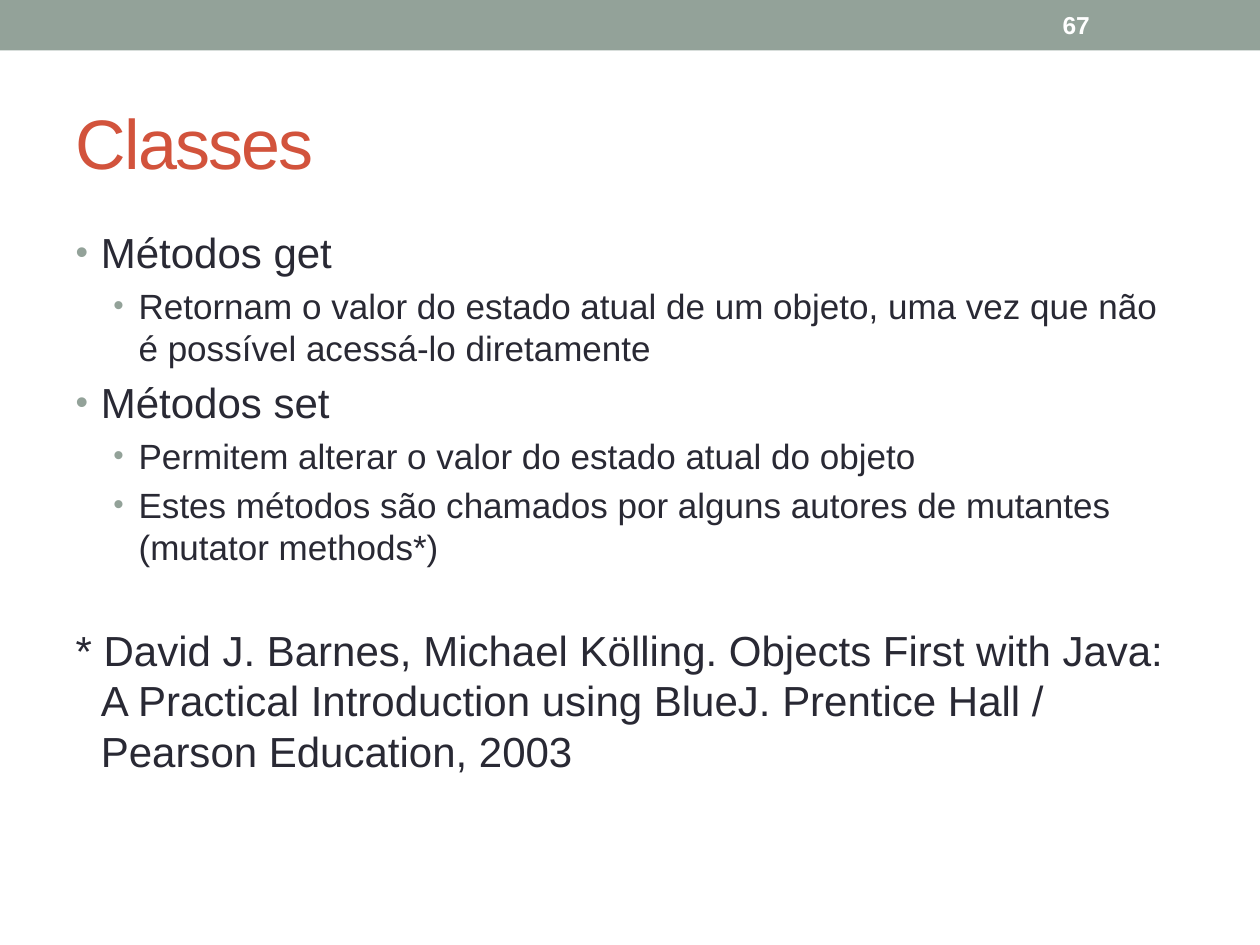
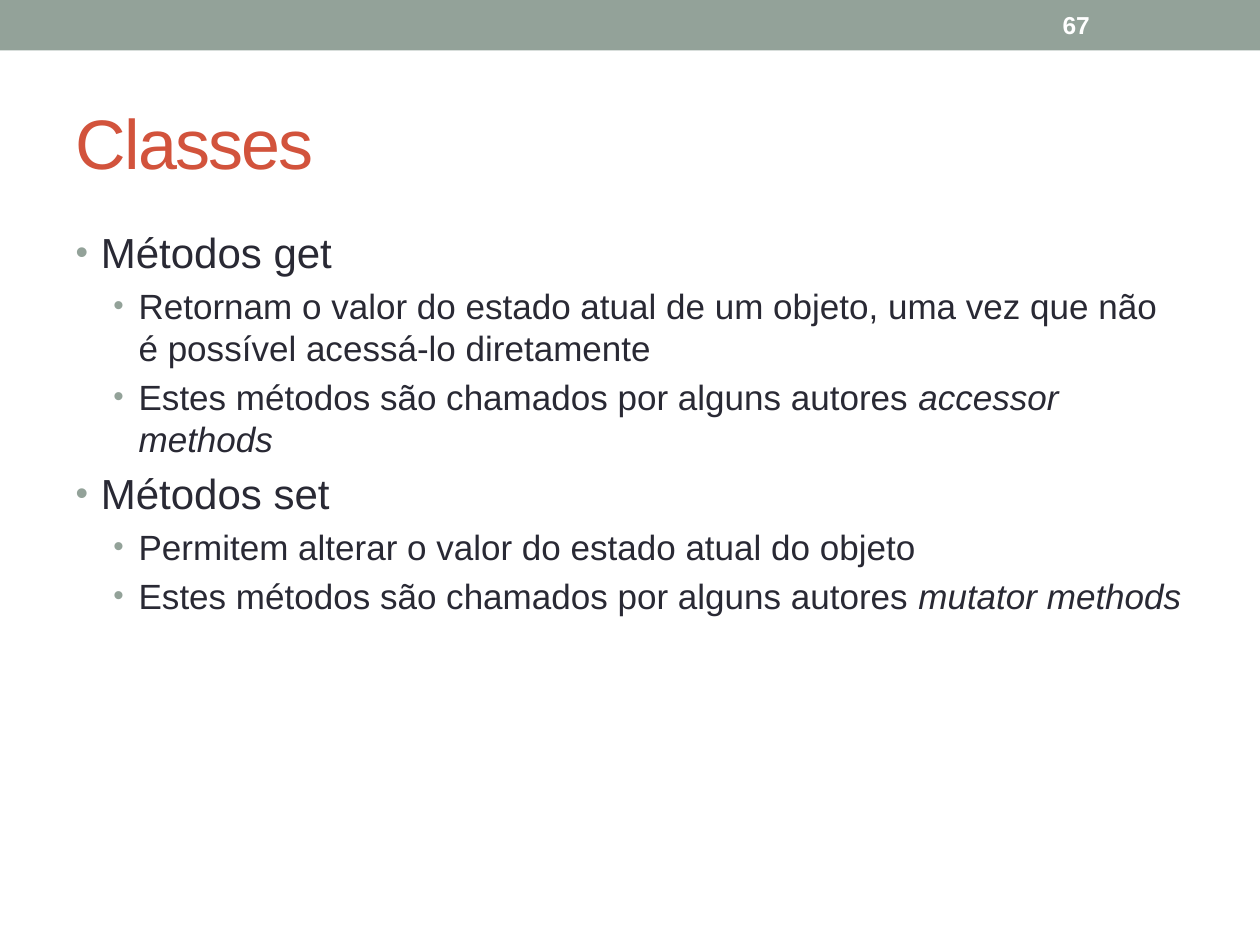
Before and after one commit to julioapm/JavaBasico, a slide deck: slide 67 of Material/JavaOO.pptx. Drawn at 1260x945 pixels with LibreOffice and Linux fonts; fonts in the diff are those of the drawing. Boxes give left, top, right and bottom in pixels: in the first picture for what was removed or moved away, otherwise in the second. Text is boxed around its words. In the diff, an @@ line names an element or a change of style, - is before the commit and + after.

```diff
--- a/Material/JavaOO.pptx
+++ b/Material/JavaOO.pptx
@@ text at [139,384,1058,453]: paragraph added @@
+  • Estes métodos são chamados por alguns autores accessor methods
@@ text at [139,583,1181,615]: text changed; size 24 to 20 pt @@
-  • Estes métodos são chamados por alguns autores de mutantes (mutator methods*)
-* David J. Barnes, Michael Kölling. Objects First with Java: A Practical Introduction using BlueJ. Prentice Hall / Pearson Education, 2003
+  • Estes métodos são chamados por alguns autores mutator methods
```
Also in this commit, not shown: 4 other slides changed.
